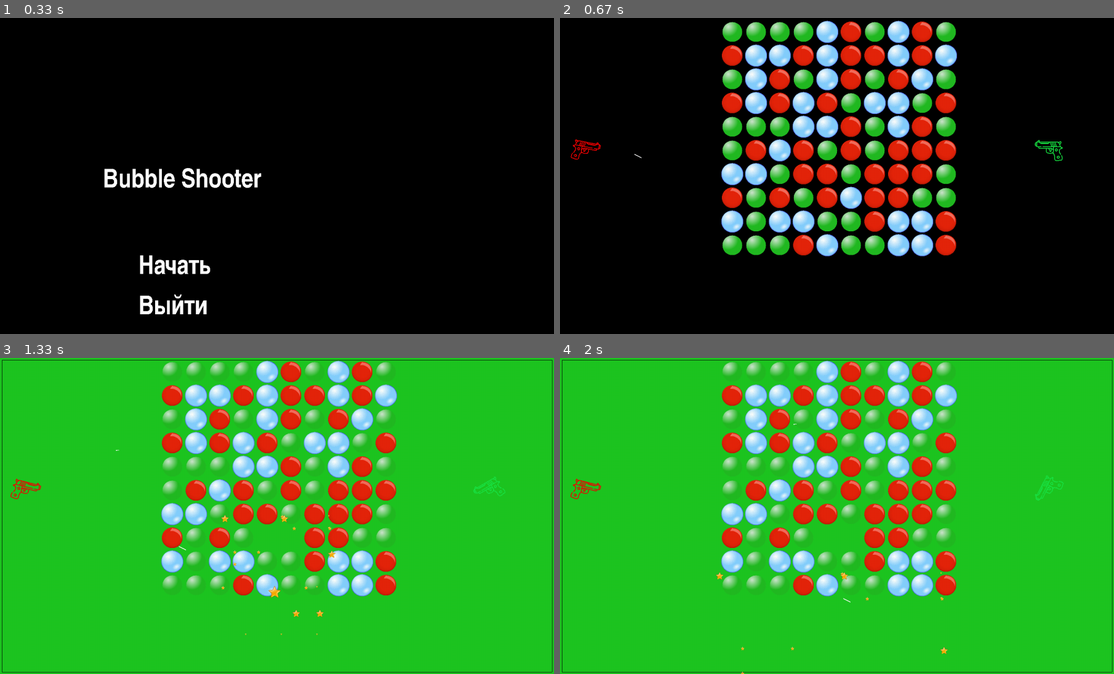
Above: before the commit, frames 1-4 (two rows, left to right).
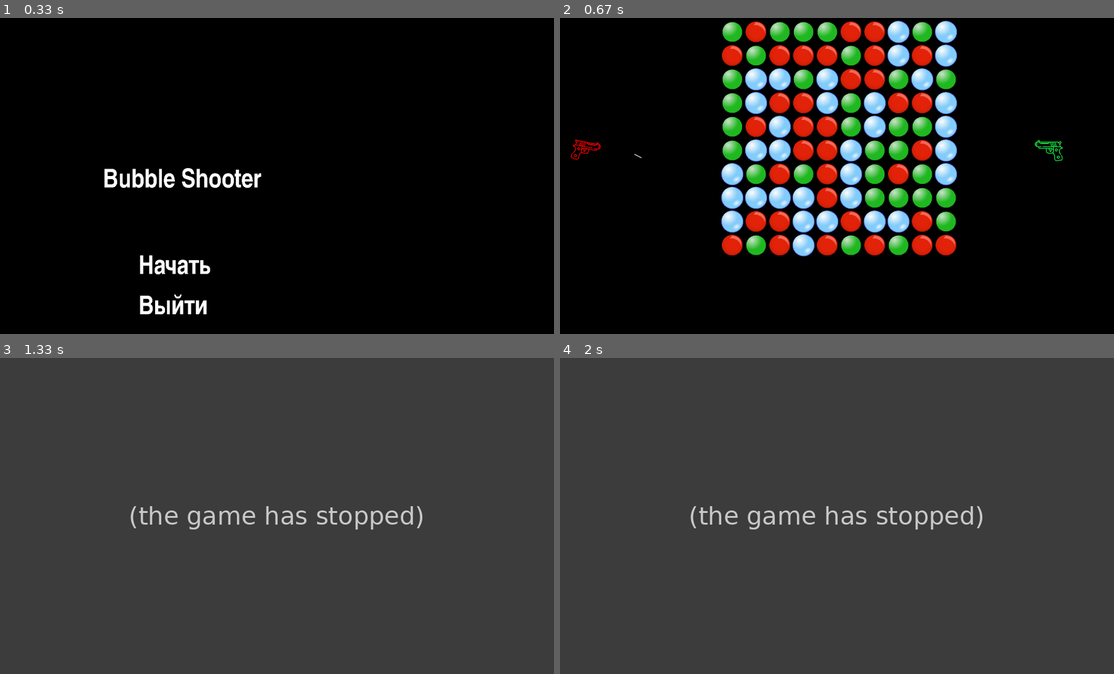
Above: after the commit, the same moments.

Repository: VorchukOleg/Project-pygame
Game: pygame game, started from rabota.py
The game is run twice, just before and just after one commit, with the same random seed, the same clock (stepped at 60 frames per second) and the same inputs.
Inputs (mouse positions are in pixels of both pictures, inside the frame that each line leads up to):
- Up to frame 1 (0.33 s): no input
- Up to frame 2 (0.67 s): click "Начать" at 0.38 s
- Up to frame 3 (1.33 s): click (282, 538) at 0.72 s
- Up to frame 4 (2 s): no input

Frame 1 is identical in both runs. In frame 2, 13% of the frame differs, in the area x 29-72%, y 0-76%; in frame 3, 100%, in the area x 0-100%, y 0-100%; in frame 4, 100%.
Error after the commit: AttributeError: 'list' object has no attribute 'color' (rabota.py line 322); the game stopped at 1.15 s (later frames are placeholders)

Commit message:
collisions

Diff:
--- a/rabota.py
+++ b/rabota.py
@@ -11,6 +11,8 @@
 all_sprites = pygame.sprite.Group()
 horizontal_borders = pygame.sprite.Group()
 vertical_borders = pygame.sprite.Group()
+bubbles = pygame.sprite.Group()
+bullets = pygame.sprite.Group()
 pygame.display.set_caption('Bubble shooter')
 clock = pygame.time.Clock()
 FPS = 50
@@ -57,18 +59,13 @@
             self.kill()
 
 
-def create_particles(position):
-    particle_count = 20
-    numbers = range(-5, 6)
-    for _ in range(particle_count):
-        Particle(position, random.choice(numbers), random.choice(numbers))
-
-
 class Bubble(pygame.sprite.Sprite):
     def __init__(self, pos):
-        super().__init__(all_sprites)
-        self.image = pygame.transform.scale(load_image(random.choice(
-            ['bluebubble.png', 'redbubble.png', 'greenbubble.png'])), (70, 70))
+        super().__init__(all_sprites, bubbles)
+        image = random.choice(['bluebubble.png', 'redbubble.png', 'greenbubble.png'])
+        self.image = pygame.transform.scale(load_image(image), (70, 70))
+        self.color = 1 if image == 'bluebubble.png' else 2 \
+            if image == 'redbubble.png' else 3
         self.rect = self.image.get_rect()
         self.rect.x, self.rect.y = pos
 
@@ -114,6 +111,88 @@
         if self.x <= pos[0] <= self.x + self.width:
             if self.y <= pos[1] <= self.y + self.height:
                 self.was_clicked = True
+
+
+class Gun(pygame.sprite.Sprite):
+    def __init__(self, pos, rotate, rotate_right, reverse):
+        super().__init__(all_sprites)
+        image = load_image(random.choice(['blue.png', 'red.png', 'green.png']))
+        self.color = 1 if image == load_image('blue.png') else 2 \
+            if image == load_image('red.png') else 3
+        if reverse:
+            image = pygame.transform.flip(image, 1, 0)
+        self.image = pygame.transform.scale(image, (70, 70))
+        self.origin = self.image
+        self.rect = self.image.get_rect()
+        self.rect.x, self.rect.y = pos
+        self.rotating = rotate
+        self.angle = 0
+        self.right = rotate_right
+
+    def update(self):
+        if self.rotating:
+            self.angle = (self.angle - 1) % 360 if self.right \
+                else (self.angle + 1) % 360
+            self.rotate()
+
+    def rotate(self):
+        self.image = pygame.transform.rotate(self.origin, self.angle)
+        self.rect = self.image.get_rect(center=self.rect.center)
+
+    def fire(self):
+        x, y = self.rect.x, self.rect.y
+        angle = self.angle
+        Bullet(x, y, 20, angle)
+
+
+class Bullet(pygame.sprite.Sprite):
+    def __init__(self, x, y, width, angle):
+        super().__init__(all_sprites, bullets)
+        self.image = pygame.Surface((width, width), pygame.SRCALPHA, 32)
+        pygame.draw.line(self.image, pygame.Color('white'), (0, 0), (width * cos(radians(angle)), width * sin(radians(angle))), 2)
+        self.rect = pygame.Rect(x, y, width, width)
+        self.width, self.angle = width, angle
+        self.vx = 10 * cos(radians(angle))
+        self.vy = 10 * sin(radians(angle))
+        self.hp = 10
+
+    def update(self):
+        self.rect = self.rect.move(self.vx, self.vy)
+        if pygame.sprite.spritecollideany(self, horizontal_borders):
+            self.vy = -self.vy
+            self.image = pygame.Surface((2 * self.width, 2 * self.width), pygame.SRCALPHA, 32)
+            if self.vy < 0:
+                pygame.draw.line(self.image, pygame.Color('white'), (0, self.width), (self.width * cos(radians(self.angle)), self.width * (1 - sin(radians(self.angle)))), 2)
+            else:
+                pygame.draw.line(self.image, pygame.Color('white'), (0, 0), (self.width * cos(radians(self.angle)), self.width * sin(radians(self.angle))), 2)
+        if pygame.sprite.spritecollideany(self, vertical_borders):
+            self.vx = -self.vx
+            if self.vx < 0:
+                self.image = pygame.Surface((2 * self.width, 2 * self.width), pygame.SRCALPHA, 32)
+                pygame.draw.line(self.image, pygame.Color('white'), (self.width, 0), (self.width * (1 - cos(radians(self.angle))), self.width * sin(radians(self.angle))), 2)
+            else:
+                self.image = pygame.Surface((2 * self.width, 2 * self.width), pygame.SRCALPHA, 32)
+                pygame.draw.line(self.image, pygame.Color('white'), (self.width, 0), (self.width * (1 - cos(radians(self.angle))), self.width * sin(radians(self.angle))), 2)
+
+
+class Border(pygame.sprite.Sprite):
+    def __init__(self, x1, y1, x2, y2):
+        super().__init__(all_sprites)
+        if x1 == x2:
+            self.add(vertical_borders)
+            self.image = pygame.Surface([1, y2 - y1])
+            self.rect = pygame.Rect(x1, y1, 1, y2 - y1)
+        else:
+            self.add(horizontal_borders)
+            self.image = pygame.Surface([x2 - x1, 1])
+            self.rect = pygame.Rect(x1, y1, x2 - x1, 1)
+
+
+def create_particles(position):
+    particle_count = 20
+    numbers = range(-5, 6)
+    for _ in range(particle_count):
+        Particle(position, random.choice(numbers), random.choice(numbers))
 
 
 def start_screen():
@@ -199,78 +278,6 @@
 #         pygame.display.flip()
 
 
-class Gun(pygame.sprite.Sprite):
-    def __init__(self, pos, rotate, rotate_right, reverse):
-        super().__init__(all_sprites)
-        image = load_image(random.choice(['blue.png', 'red.png', 'green.png']))
-        if reverse:
-            image = pygame.transform.flip(image, 1, 0)
-        self.image = pygame.transform.scale(image, (70, 70))
-        self.origin = self.image
-        self.rect = self.image.get_rect()
-        self.rect.x, self.rect.y = pos
-        self.rotating = rotate
-        self.angle = 0
-        self.right = rotate_right
-
-    def update(self):
-        if self.rotating:
-            self.angle = (self.angle - 1) % 360 if self.right \
-                else (self.angle + 1) % 360
-            self.rotate()
-
-    def rotate(self):
-        self.image = pygame.transform.rotate(self.origin, self.angle)
-        self.rect = self.image.get_rect(center=self.rect.center)
-
-    def fire(self):
-        x, y = self.rect.x, self.rect.y
-        angle = self.angle
-        Bullet(x, y, 20, angle)
-
-
-class Bullet(pygame.sprite.Sprite):
-    def __init__(self, x, y, width, angle):
-        super().__init__(all_sprites)
-        self.image = pygame.Surface((width, width), pygame.SRCALPHA, 32)
-        pygame.draw.line(self.image, pygame.Color('white'), (0, 0), (width * cos(radians(angle)), width * sin(radians(angle))), 2)
-        self.rect = pygame.Rect(x, y, width, width)
-        self.width, self.angle = width, angle
-        self.vx = 10 * cos(radians(angle))
-        self.vy = 10 * sin(radians(angle))
-
-    def update(self):
-        self.rect = self.rect.move(self.vx, self.vy)
-        if pygame.sprite.spritecollideany(self, horizontal_borders):
-            self.vy = -self.vy
-            self.image = pygame.Surface((2 * self.width, 2 * self.width), pygame.SRCALPHA, 32)
-            if self.vy < 0:
-                pygame.draw.line(self.image, pygame.Color('white'), (0, self.width), (self.width * cos(radians(self.angle)), self.width * (1 - sin(radians(self.angle)))), 2)
-            else:
-                pygame.draw.line(self.image, pygame.Color('white'), (0, 0), (self.width * cos(radians(self.angle)), self.width * sin(radians(self.angle))), 2)
-        if pygame.sprite.spritecollideany(self, vertical_borders):
-            self.vx = -self.vx
-            if self.vx < 0:
-                self.image = pygame.Surface((2 * self.width, 2 * self.width), pygame.SRCALPHA, 32)
-                pygame.draw.line(self.image, pygame.Color('white'), (self.width, 0), (self.width * (1 - cos(radians(self.angle))), self.width * sin(radians(self.angle))), 2)
-            else:
-                self.image = pygame.Surface((2 * self.width, 2 * self.width), pygame.SRCALPHA, 32)
-                pygame.draw.line(self.image, pygame.Color('white'), (self.width, 0), (self.width * (1 - cos(radians(self.angle))), self.width * sin(radians(self.angle))), 2)
-
-
-class Border(pygame.sprite.Sprite):
-    def __init__(self, x1, y1, x2, y2):
-        super().__init__(all_sprites)
-        if x1 == x2:
-            self.add(vertical_borders)
-            self.image = pygame.Surface([1, y2 - y1])
-            self.rect = pygame.Rect(x1, y1, 1, y2 - y1)
-        else:
-            self.add(horizontal_borders)
-            self.image = pygame.Surface([x2 - x1, 1])
-            self.rect = pygame.Rect(x1, y1, x2 - x1, 1)
-
-
 def game():
     running = True
     r, g, b = 0, 0, 0
@@ -300,6 +307,8 @@
                     if bubble.__class__ == Bubble:
                         bubble.update(event)
         screen.fill((r, g, b))
+        hits = pygame.sprite.groupcollide(bubbles, bullets, False, False)
+        collisions(hits)
         all_sprites.draw(screen)
         all_sprites.update()
         pygame.display.flip()
@@ -307,6 +316,21 @@
     pygame.quit()
 
 
+def collisions(hits):
+    for bubble, bullet in hits.items():
+        bullet
+        if bullet.color == bullet.color:
+            hit = 2 if bullet.hp >= 2 else 1
+            bullet.hp -= hit
+            if hit == 2:
+                if bullet.hp > 0:
+                    pygame.sprite.groupcollide(bubbles, bullets, True, False)
+                else:
+                    pygame.sprite.groupcollide(bubbles, bullets, True, True)
+            else:
+                pygame.sprite.groupcollide(bubbles, bullets, False, True)
+
+
 def all_content():
     if start_screen():
         game()
